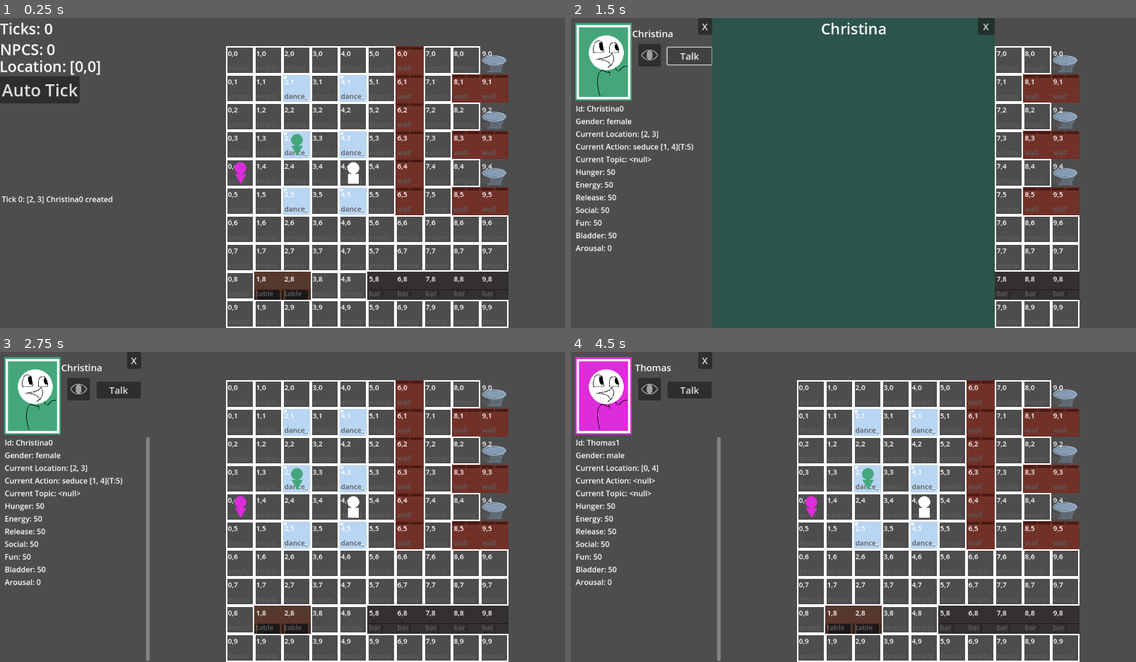
Above: before the commit, frames 1-4 (two rows, left to right).
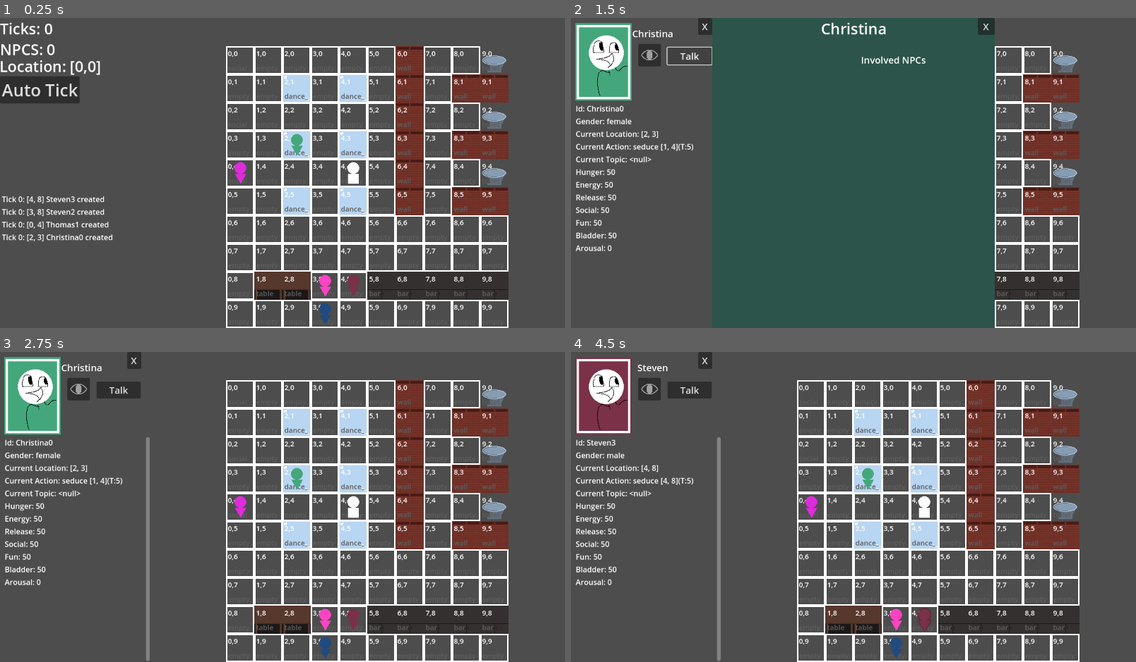
Above: after the commit, the same moments.

Repository: churrupy/elf-game
Game: Godot game, scene res://main.tscn
Two runs of this game, one before a commit and one after it. Both use one fixed random seed, a clock stepped at 60 frames per second and the inputs below.
Inputs (mouse positions are in pixels of both pictures, inside the frame that each line leads up to):
- Up to frame 1 (0.25 s): no input
- Up to frame 2 (1.5 s): click (864, 145) at 0.52 s; click "Talk" at 1.25 s
- Up to frame 3 (2.75 s): click "X" at 2 s
- Up to frame 4 (4.5 s): click (808, 507) at 2.77 s; click (893, 618) at 3.52 s; click (921, 618) at 4.27 s

The runs differ from the first frame. In frame 1, 1.0% of the frame differs, in the area x 0-64%, y 57-99%; in frame 2, 0.1%; in frame 3, 0.3%; in frame 4, 2.3%, in the area x 0-64%, y 1-99%.

Commit message:
Decisin making logic updated
- npcs will recheck actions (awkwardly) to make sure they're still valid
- unwatching via player moving will now unglow the icon
- removed some redundant data from npc
- added "other npcs involved" in talkmenu
- actions will figure out location before being assigned to npcs

Diff:
--- a/main.tscn
+++ b/main.tscn
@@ -25,5 +25,25 @@
 
 [node name="Player" parent="." instance=ExtResource("2_0xm2m")]
 
+[node name="Label" type="Label" parent="."]
+offset_right = 40.0
+offset_bottom = 23.0
+
+[node name="HBoxContainer" type="HBoxContainer" parent="."]
+visible = false
+offset_left = 318.0
+offset_top = 96.0
+offset_right = 600.0
+offset_bottom = 1393.0
+
+[node name="Button" type="Button" parent="HBoxContainer"]
+layout_mode = 2
+text = "Name"
+
+[node name="Label" type="Label" parent="HBoxContainer"]
+layout_mode = 2
+text = "here's a test of a label with a lot of words in it"
+autowrap_mode = 3
+
 [connection signal="move_without_tick_signal" from="Player" to="." method="_on_move_without_tick"]
 [connection signal="tick" from="Player" to="." method="_on_tick"]
--- a/scripts/actions/encounter_action_anchor.gd
+++ b/scripts/actions/encounter_action_anchor.gd
@@ -3,16 +3,16 @@
 var AT_LOCATION = false
 var POSE = "standing"
 var ORGASM_COUNT = 0
+var NODE_LOCATION # reserves a tile for node
 
 func tick():
 	if OWNER.LOCATION == LOCATION:
-		AT_LOCATION = true
+		#AT_LOCATION = true
 		do_action()
 	else:
 		step_towards_location()
 
 	OWNER.decay_needs()
-	OWNER.clamp_needs()
 
 
 func do_action():
@@ -36,11 +36,8 @@
 
 	var needs_refreshed = ["release", "arousal"]
 	for need in needs_refreshed:
-		print(need)
 		var refresh_rate = Constants.NEED_REFRESH_RATES[need]
-		print(refresh_rate)
 		OWNER.NEEDS[need] += refresh_rate
-		print(OWNER.NEEDS[need])
 
 	if OWNER.NEEDS["arousal"] >= 100:
 		var dialogue_string = OWNER.NAME + " came!"
@@ -71,6 +68,7 @@
 func have_all_nodes_orgasmed():
 	var nodes = get_nodes()
 	for node in nodes:
+		if node.ACTION.ID != "encounter": continue
 		if node.ACTION.have_all_nodes_orgasmed() == false:
 			return false
 	if ORGASM_COUNT == 0:
--- a/scripts/actions/encounter_action_node.gd
+++ b/scripts/actions/encounter_action_node.gd
@@ -11,20 +11,29 @@
 }
 
 func tick():
-	var target_neighbors = ENGINE.get_neighbors(TARGET.LOCATION)
-	if TARGET.ACTION.AT_LOCATION:
-		if OWNER.LOCATION in target_neighbors:
-			LOCATION = OWNER.LOCATION.duplicate()
+	# set action location
+	if OWNER.LOCATION != LOCATION:
+		step_towards_location()
+	if TARGET.LOCATION == TARGET.ACTION.LOCATION:
+		do_action()
+	# if target not at location, just, like, vibe or something man
+	OWNER.decay_needs()
+	return
+
+
+
+	var target_neighbors = ENGINE.get_neighbors(TARGET.ACTION.LOCATION)
+	if OWNER.LOCATION not in target_neighbors:
+		LOCATION = ENGINE.get_closest_adjacent_tile(OWNER.LOCATION, TARGET.LOCATION)
+		if LOCATION == null:
+			STATUS = "finish"
+			return
+		step_towards_location()
+		OWNER.decay_needs()
+	else:
+		if TARGET.ACTION.AT_LOCATION:
 			do_action()
 			OWNER.decay_needs()
-			OWNER.clamp_needs()
-			return
-	if LOCATION not in target_neighbors:
-		LOCATION = ENGINE.get_closest_adjacent_tile(OWNER.LOCATION, TARGET.LOCATION)
-	step_towards_location()
-
-	OWNER.decay_needs()
-	OWNER.clamp_needs()
 
 func do_action():
 	# pick an action
@@ -87,7 +96,8 @@
 func have_all_nodes_orgasmed():
 	var nodes = get_nodes()
 	for node in nodes:
-		if node.have_all_nodes_orgasmed() == false:
+		if node.ACTION.ID != "encounter": continue
+		if node.ACTION.have_all_nodes_orgasmed() == false:
 			return false
 	if ORGASM_COUNT == 0:
 		return false
--- a/scripts/actions/generic_action.gd
+++ b/scripts/actions/generic_action.gd
@@ -23,8 +23,13 @@
 func can_do_action():
 	if TARGET is NPC:
 		if TARGET.ACTION != null:
+			var encounter_flag = false
+			if TARGET.ACTION.ID == "encounter":
+				encounter_flag = true
 			if !TARGET.ACTION.is_joinable(): return false
 			if !TARGET.ACTION.is_conversable(): return false
+			if encounter_flag:
+				push_error("ENCOUNTER PASSED CAN DO ACTION")
 
 		var free_tile = ENGINE.get_closest_adjacent_tile(OWNER.LOCATION, TARGET.LOCATION)
 		if free_tile == null:
@@ -91,16 +96,24 @@
 		ENGINE.History.add_entry(OWNER.ID, "moved to", old_location, {"location": next_step})
 
 
+func recheck_can_do_action():
+	# what an awful bandaid lol
+	if !can_do_action():
+		STATUS = "finish"
+		OWNER.decay_needs()
+		return false
+	return true
 
 
 func tick():
 	# target is a travelable tile (just a location array)
+	if !recheck_can_do_action():
+		return
 	if OWNER.LOCATION == LOCATION:
 		do_action()
 	else:
 		step_towards_location()
 	OWNER.decay_needs()
-	OWNER.clamp_needs()
 
 
 func update_moving_location():
--- a/scripts/actions/seduce_action.gd
+++ b/scripts/actions/seduce_action.gd
@@ -30,17 +30,20 @@
 
 
 func tick():
+	if !recheck_can_do_action():
+		return
 	update_moving_location()
 	super.tick()
 
 func do_action():
 	# target hears flirt
-	print("doing flirt")
 	var impression = TARGET.hear_flirt(OWNER.ID)
 	if impression == "pleased":
 		# flirt accepted, try to find location
-		var locations = ENGINE.get_node("Map").find_action_location("encounter")
-		if len(locations) > 0:
+		var locations = ENGINE.get_node("Map").find_action_locations("encounter")
+		locations = Utility.filter_reserved_tiles(locations) # returns list
+		locations = ENGINE.match_tile_to_closest_adjacent(locations, OWNER.LOCATION) #returns dict lol
+		if len(locations.keys()) > 0:
 			# add action entry
 			var dialogue_string = OWNER.NAME + " tried to seduce " + TARGET.NAME
 			var history_params = {
@@ -56,7 +59,7 @@
 			ENGINE.History.add_entry(TARGET, "converse", LOCATION, history_params)
 
 			# create new actions for the both of them
-			var chosen_location = locations.pick_random()
+			var chosen_location = locations.keys().pick_random()
 			var new_action = EncounterActionAnchor.new(ENGINE, "encounter")
 			new_action.OWNER = TARGET
 			new_action.LOCATION = chosen_location
@@ -65,7 +68,7 @@
 			new_action = EncounterActionNode.new(ENGINE, "encounter")
 			new_action.OWNER = OWNER
 			new_action.TARGET = TARGET
-			# location is set dynamically based on target's location
+			new_action.LOCATION = locations[chosen_location]
 			OWNER.ACTION = new_action
 
 			return
@@ -84,9 +87,3 @@
 	}
 	ENGINE.History.add_entry(TARGET, "converse", TARGET.LOCATION, history_params)
 	super.do_action()
-
-
-
-func get_attraction():
-	#for testing
-	return 100
--- a/scripts/actions/social_action.gd
+++ b/scripts/actions/social_action.gd
@@ -34,6 +34,8 @@
 	# eventually npcs will prioritize people in the same room/building and not running off across the map to socialize
 
 func tick():
+	if !recheck_can_do_action():
+		return
 	update_moving_location()
 	super.tick()
 
--- a/scripts/constants.gd
+++ b/scripts/constants.gd
@@ -5,7 +5,7 @@
 const SCREEN_SIZE = Vector2(1200, 660)
 const MAP_SIZE = [10,10] # num tiles across
 const BOTTOM_RIGHT = Vector2(MAP_SIZE[0]-1, MAP_SIZE[1]-1)
-const NUM_NPCS = 2
+const NUM_NPCS = 5
 const SIDEBAR_SIZE = Vector2(300, SCREEN_SIZE[1])
 const MAIN_FRAME_SIZE = Vector2(SCREEN_SIZE[0] - SIDEBAR_SIZE[0], SCREEN_SIZE[1])
 const MAIN_FRAME_POSITION = Vector2(SIDEBAR_SIZE[0], 0)
--- a/scripts/main.gd
+++ b/scripts/main.gd
@@ -45,14 +45,6 @@
 	History.add_entry(npc.ID, "created", npc.LOCATION)
 
 #endregion
-
-
-
-
-
-
-
-
 
 
 # Called every frame. 'delta' is the elapsed time since the previous frame.
@@ -81,7 +73,7 @@
 	var new_location = [$Player.LOCATION[0] + delta_direction[0], $Player.LOCATION[1] + delta_direction[1]]
 	if $Map.is_travelable(new_location):
 		$Player.LOCATION = new_location
-		update_focus_target("player")
+		$NpcMenu.unwatch_npc()
 		tick()
 	else:
 		update_display()
@@ -383,6 +375,7 @@
 	$NpcMenu.update()
 	$NpcMenu.show()
 	$TalkMenu.MENU_NPC = npc
+	$TalkMenu.update()
 
 func close_npc_menu():
 	$TalkMenu.hide()
@@ -405,6 +398,19 @@
 
 #endregion
 
+#region tiles
+func match_tile_to_closest_adjacent(tile_list, npc_location):
+	# returns {target_tile: closest_neighbor}
+	var filtered_tiles = {}
+	for tile in tile_list:
+		var tile_c = get_closest_adjacent_tile(npc_location, tile)
+		if tile_c == null: continue
+		filtered_tiles[tile] = tile_c
+	return filtered_tiles
+
+
+#endregion
+
 
 #region debug
 
--- a/scripts/map.gd
+++ b/scripts/map.gd
@@ -105,7 +105,6 @@
 			if y_index < 0:
 				continue
 			var location = [x, y]
-			print(location)
 			var tile_type = get_tile(location)
 			if tile_type == null: continue
 			var tile = tile_scene.instantiate()
@@ -165,7 +164,7 @@
 		if tile_data["impassable"] == false:
 			return [x,y]
 
-func find_action_location(action):
+func find_action_locations(action):
 	var filtered_locations = []
 	for i in len(MAP):
 		for j in len(MAP[0]):
--- a/scripts/npc.gd
+++ b/scripts/npc.gd
@@ -85,75 +85,12 @@
 func decay_needs():
 	for need in NEEDS:
 		var decay = Constants.NEED_DECAY_RATES[need]
-		NEEDS[need] -= decay
-
-func clamp_needs():
-	for need in NEEDS:
-		NEEDS[need] = clamp(NEEDS[need], 0.0, 100.0)
-
-
-
-#endregion
-
-#region AI
-func get_opinion(other_npc):
-	# dummy function
-	var id = other_npc.ID
-	if other_npc in RELATIONSHIPS:
-		return RELATIONSHIPS[id]
-	else:
-		return 0
-
-func get_attraction(other_npc):
-	return 100 #for testing
-	var other_style = other_npc.STYLE
-	return OPINIONS[other_style]
-
-func score_action(action):
-	# score based on need
-	action.SCORE += 100-NEEDS[action.NEED]
-	if action.SCORE in ["hunger", "energy"]:
-		action.SCORE += 10 # bonus for urgent needs
-
-	# score based on preference
-	if action.TARGET is NPC:
-		if action.TARGET == self:
-			action.SCORE = -100
-			return action
-		action.SCORE += get_opinion(action.TARGET)
-		if action.ID == "flirt":
-			action.SCORE += get_attraction(action.TARGET)
-
-	# score based on distance
-	var total_x
-	var total_y
-	if action.TARGET is Array:
-		total_x = abs(LOCATION[0]- action.TARGET[0])
-		total_y = abs(LOCATION[1] - action.TARGET[1])
-	else:
-		total_x = abs(LOCATION[0] - action.TARGET.LOCATION[0])
-		total_y = abs(LOCATION[1] - action.TARGET.LOCATION[1])
-	action.SCORE -= total_x + total_y
-
-
-	return action
-
+		NEEDS[need] = clamp((NEEDS[need] - decay), 0.0, 100.0)
 
 
 #endregion
 
 
-
-#region NEEDS
-func has_urgent_needs():
-	if NEEDS["hunger"] < 50:
-		return true
-	if NEEDS["energy"] < 50:
-		return true
-	return false
-
-
-#endregion
 
 
 #region utility
@@ -162,6 +99,8 @@
 
 
 #endregion
+
+#region relationships
 
 func update_relationship(other_npc_id, change):
 	if other_npc_id not in RELATIONSHIPS.keys():
@@ -187,6 +126,11 @@
 		impression = "annoyed"
 	return impression
 
+func get_attraction(other_npc):
+	return 100 #for testing
+	var other_style = other_npc.STYLE
+	return OPINIONS[other_style]
+
 
 func hear_flirt(speaker_id):
 	var npc = Global.NPCS[speaker_id]
@@ -202,6 +146,8 @@
 		impression = "annoyed"
 	return impression
 
+#endregion
+
 #region sprite
 
 func sprite_clicked() -> void:
--- a/scripts/npc_button.gd
+++ b/scripts/npc_button.gd
@@ -29,4 +29,4 @@
 
 
 func _on_pressed() -> void:
-	SignalBus.npc_click.emit(DISPLAYED_NPC)
+	SignalBus.open_npc_menu.emit(DISPLAYED_NPC)
--- a/scripts/talk_menu.gd
+++ b/scripts/talk_menu.gd
@@ -6,6 +6,7 @@
 var DIALOGUE_LIST = []
 
 @export var conversation_button_scene: PackedScene
+@export var buttons: PackedScene
 
 # Called when the node enters the scene tree for the first time.
 func _ready() -> void:
@@ -17,15 +18,56 @@
 	#var history_list = ENGINE.History.history_to_string(history)
 	#LOCATION = npc.ACTION.TARGET
 	$NameLabel.text = MENU_NPC.NAME
-	for child in $DialogueContainer.get_node("VBoxContainer").get_children():
+	for child in $TalkDetails.get_node("DialogueContainer").get_node("VBoxContainer").get_children():
 		child.queue_free()
 
+	for child in $TalkDetails.get_node("DialogueDetails").get_children():
+		child.queue_free()
+
+	var involved_npcs = []
 	for item in history:
-		var new_label = Label.new()
 		if "dialogue" in item["arg"]:
-			new_label.text = item["arg"]["dialogue"]
-			new_label.autowrap_mode = TextServer.AUTOWRAP_WORD_SMART
-			$DialogueContainer.get_node("VBoxContainer").add_child(new_label)
+
+			var label = Label.new()
+			label.text = item["arg"]["dialogue"]
+			$TalkDetails.get_node("DialogueContainer").get_node("VBoxContainer").add_child(label)
+
+			'''
+			var line_item = HBoxContainer.new()
+			line_item.size_flags_horizontal = SIZE_FILL
+
+			#button
+			var npc_id = item["npc"]
+			var npc = Global.NPCS[npc_id]
+			var name_button = buttons.instantiate()
+			name_button.initialize(npc)
+			line_item.add_child(name_button)
+
+			#dialogue
+			var container_size = $DialogueContainer.get_size()
+			var dialogue_label = Label.new()
+			line_item.add_child(dialogue_label)
+			dialogue_label.size_flags_horizontal = SIZE_FILL
+			dialogue_label.text = item["arg"]["dialogue"]
+			dialogue_label.custom_minimum_size = Vector2(container_size[0]*.75, 1)
+			dialogue_label.autowrap_mode = TextServer.AUTOWRAP_WORD_SMART
+
+
+			$DialogueContainer.get_node("VBoxContainer").add_child(line_item)
+
+			'''
+			if item["npc"] == MENU_NPC.ID:
+				if "witnesses" in item["arg"]:
+					for w in item["arg"]["witnesses"]:
+						if w not in involved_npcs: involved_npcs.append(w)
+			else:
+				if item["npc"] not in involved_npcs: involved_npcs.append(item["npc"])
+
+	for npc_id in involved_npcs:
+		var npc = Global.NPCS[npc_id]
+		var name_button = buttons.instantiate()
+		name_button.initialize(npc)
+		$TalkDetails.get_node("DialogueDetails").add_child(name_button)
 
 
 
@@ -59,3 +101,7 @@
 
 func close_hover() -> void:
 	pass # Replace with function body.
+
+
+func sprite_clicked():
+	SignalBus.open_npc_menu.emit()
--- a/scripts/utility.gd
+++ b/scripts/utility.gd
@@ -24,6 +24,7 @@
 		if is_location_reserved(tile): continue
 		free_tiles.append(tile)
 	return free_tiles
+
 
 func get_npc_from_location(location: Array):
 	var npcs = []
--- a/talk_menu.tscn
+++ b/talk_menu.tscn
@@ -1,7 +1,8 @@
-[gd_scene load_steps=3 format=3 uid="uid://jusdqdsrm4go"]
+[gd_scene load_steps=4 format=3 uid="uid://jusdqdsrm4go"]
 
 [ext_resource type="Script" uid="uid://bfm0q2bdkf8pn" path="res://scripts/talk_menu.gd" id="1_etbpw"]
 [ext_resource type="PackedScene" uid="uid://c30mvsbqcy0aw" path="res://conversation_button.tscn" id="2_0u07r"]
+[ext_resource type="PackedScene" uid="uid://dqcrueypgqflp" path="res://npc_button.tscn" id="3_ako7f"]
 
 [node name="TalkMenu" type="Label"]
 z_index = 50
@@ -9,6 +10,7 @@
 offset_bottom = 660.0
 script = ExtResource("1_etbpw")
 conversation_button_scene = ExtResource("2_0u07r")
+buttons = ExtResource("3_ako7f")
 
 [node name="Background" type="ColorRect" parent="."]
 layout_mode = 0
@@ -50,17 +52,36 @@
 theme_override_font_sizes/font_size = 20
 text = "X"
 
-[node name="DialogueContainer" type="ScrollContainer" parent="."]
-layout_mode = 0
-offset_left = 6.0
-offset_top = 76.0
-offset_right = 297.0
-offset_bottom = 654.0
+[node name="Label" type="Label" parent="."]
+layout_mode = 2
+offset_left = 316.0
+offset_top = 75.0
+offset_right = 454.0
+offset_bottom = 103.0
+theme_override_font_sizes/font_size = 20
+text = "Involved NPCs"
 
-[node name="VBoxContainer" type="VBoxContainer" parent="DialogueContainer"]
+[node name="TalkDetails" type="HBoxContainer" parent="."]
+layout_mode = 2
+offset_left = 48.0
+offset_top = 109.0
+offset_right = 552.0
+offset_bottom = 658.0
+
+[node name="DialogueContainer" type="ScrollContainer" parent="TalkDetails"]
+custom_minimum_size = Vector2(250, 0)
+layout_mode = 2
+size_flags_horizontal = 3
+
+[node name="VBoxContainer" type="VBoxContainer" parent="TalkDetails/DialogueContainer"]
 layout_mode = 2
 size_flags_horizontal = 3
 size_flags_vertical = 3
 
+[node name="DialogueDetails" type="HFlowContainer" parent="TalkDetails"]
+custom_minimum_size = Vector2(250, 0)
+layout_mode = 2
+size_flags_horizontal = 3
+
 [connection signal="mouse_entered" from="CloseButton" to="." method="close_hover"]
 [connection signal="pressed" from="CloseButton" to="." method="close_talk_menu"]
